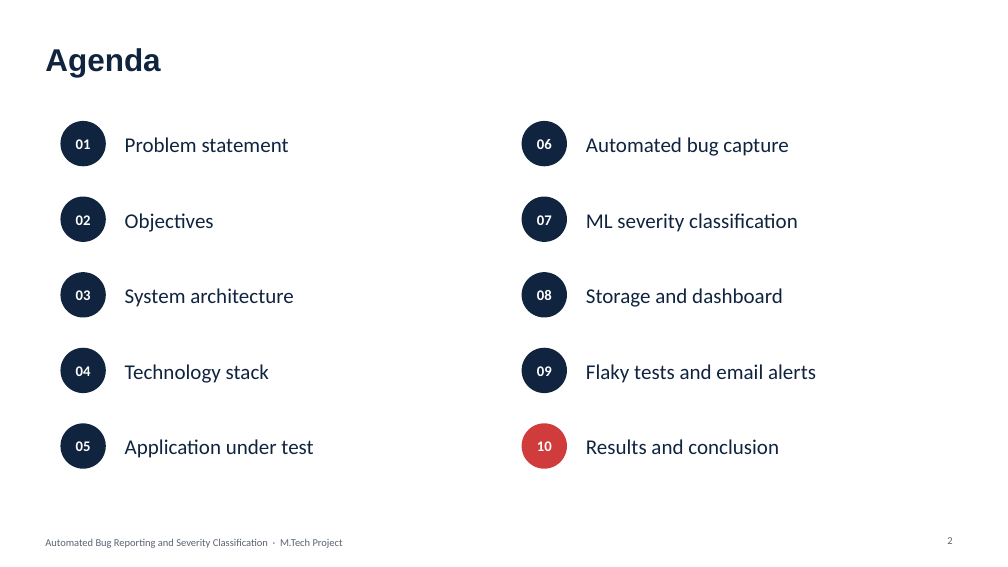
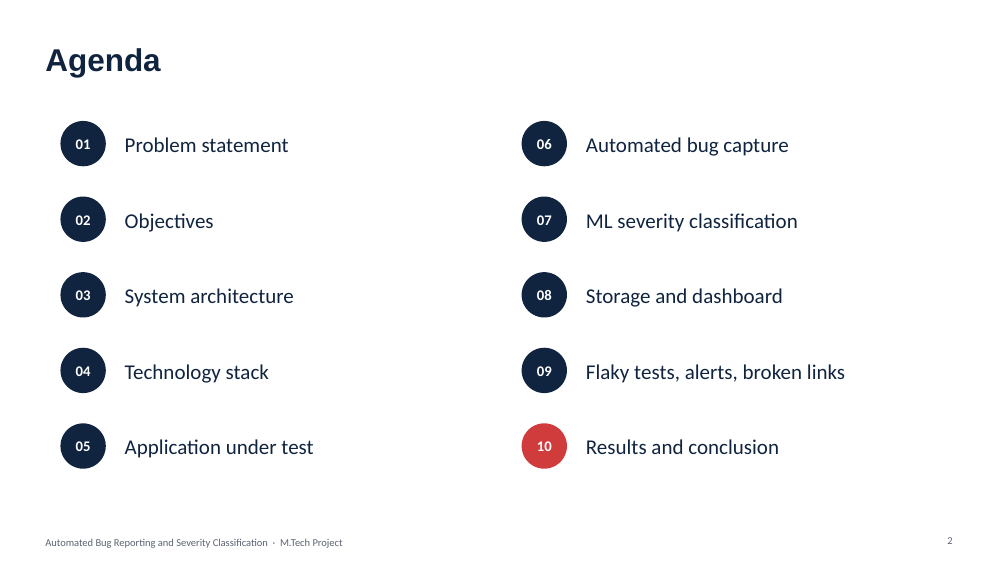
Before and after one commit to AngshumanRay/playwright-ml-bug-reporter, a slide deck: slide 2 of presentation/Automated_Bug_Reporting_Presentation.pptx. Drawn at 1008x567 pixels with LibreOffice and Linux fonts; fonts in the diff are those of the drawing. Boxes give left, top, right and bottom in pixels: in the first picture for what was removed or moved away, otherwise in the second. Text is boxed around its words. In the diff, an @@ line names an element or a change of style, - is before the commit and + after.

```diff
--- a/presentation/Automated_Bug_Reporting_Presentation.pptx
+++ b/presentation/Automated_Bug_Reporting_Presentation.pptx
@@ text at (586,364,845,383): text changed @@
-Flaky tests and email alerts
+Flaky tests, alerts, broken links
```
Also in this commit, not shown: 6 other slides changed, 1 slide added, 15 other files.
